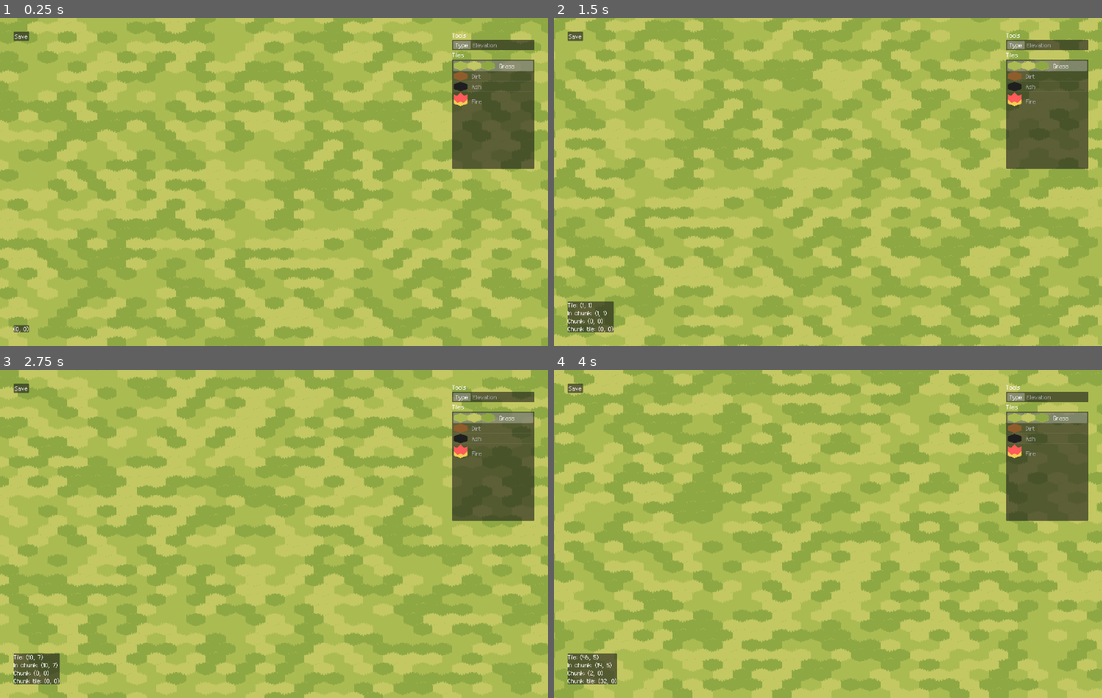
Above: before the commit, frames 1-4 (two rows, left to right).
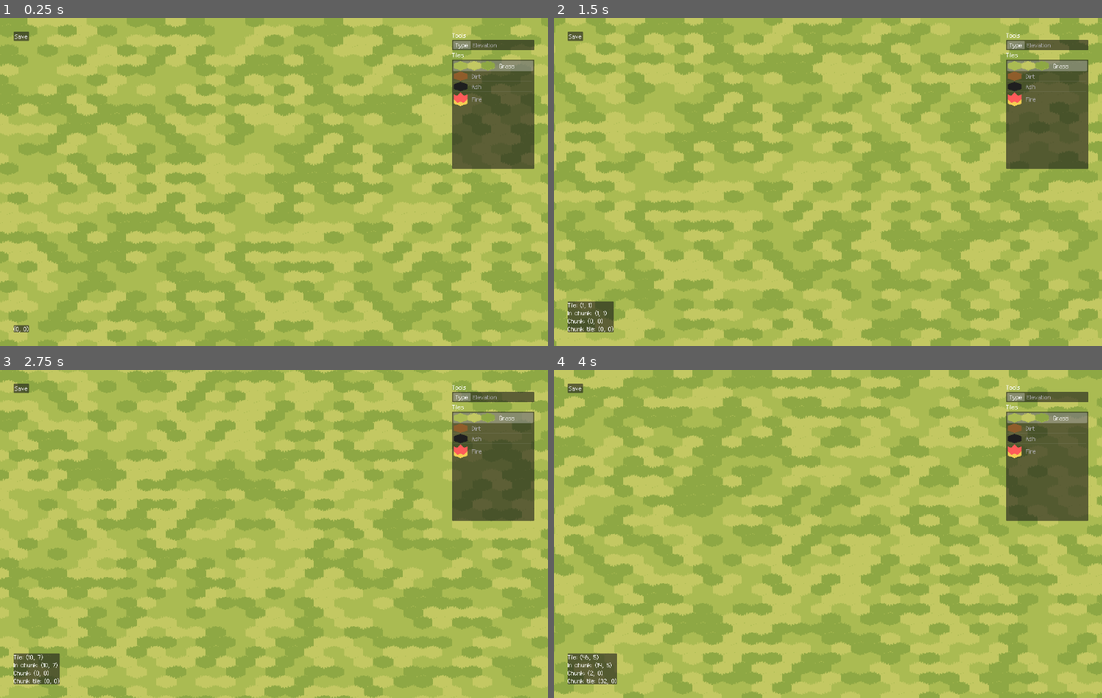
Above: after the commit, the same moments.

Repository: team-fow/riviver
Game: Godot game, scene res://scenes/game/game.tscn
Two runs of this game, one before a commit and one after it. Both use one fixed random seed, a clock stepped at 60 frames per second and the inputs below.
Inputs (mouse positions are in pixels of both pictures, inside the frame that each line leads up to):
- Up to frame 1 (0.25 s): no input
- Up to frame 2 (1.5 s): tap Enter at 0.5 s; move the mouse to (948, 165) at 0.52 s; press the mouse at (948, 165) at 0.53 s; hold D (move_right) 0.53-1.28 s; move the mouse to (718, 198) at 1.27 s; release the mouse at (718, 198) at 1.28 s; hold S (move_down) from 1.28 s (still down); right-click (718, 198) at 1.35 s
- Up to frame 3 (2.75 s): move the mouse to (328, 461) at 2.02 s; release S (move_down) at 2.03 s; hold D (move_right) from 2.03 s (still down); hold Alt (sprint) from 2.03 s (still down)
- Up to frame 4 (4 s): move the mouse to (800, 599) at 2.77 s; release D (move_right) at 2.78 s; release Alt (sprint) at 2.78 s; hold W (move_up) 2.78-3.53 s; click (800, 599) at 2.85 s; move the mouse to (992, 583) at 3.52 s; hold A (move_left) from 3.53 s (still down); hold Right mouse button (right_click) from 3.53 s (still down)

The runs differ from the first frame. In frame 1, 42% of the frame differs, in the area x 0-100%, y 0-100%; in frame 2, 41%; in frame 3, 42%; in frame 4, 41%.

Commit message:
fixed elevation rendering; added sprite offset

Diff:
--- a/resources/tile_info/fire.tres
+++ b/resources/tile_info/fire.tres
@@ -13,5 +13,6 @@
 sprite_sheet = ExtResource("1_u02jd")
 sprite_sheet_size = Vector2i(1, 1)
 sprite_sheet_picking = 0
+sprite_offset = Vector2(0, -5)
 material = SubResource("CanvasItemMaterial_84dcn")
 behavior = ExtResource("3_1h2t6")
--- a/resources/tile_info/tile_info.gd
+++ b/resources/tile_info/tile_info.gd
@@ -12,6 +12,7 @@
 @export var sprite_sheet: Texture2D = load("res://assets/tiles/default.png") ## A sheet of textures used by the tile.
 @export var sprite_sheet_size := Vector2i.ONE ## The number of sprites on the sprite sheet in either direction.
 @export var sprite_sheet_picking: SpriteSheetPicking ## The method by which a sprite is chosen from the sprite sheet.
+@export var sprite_offset: Vector2 ## Offset applied when rendering.
 var sprite_size: Vector2i ## The size of individual tile sprites.
 var color: Color ## The color of the middle of the first sprite.
 
--- a/scenes/grid/tile.gd
+++ b/scenes/grid/tile.gd
@@ -104,7 +104,8 @@
 	var target_rect := Rect2(-info.sprite_size/2, info.sprite_size)
 	var src_rect := Rect2(Vector2.ZERO, info.sprite_size)
 
-	target_rect.position.y = -elevation
+	target_rect.position += info.sprite_offset
+	target_rect.position.y -= elevation
 
 	match info.sprite_sheet_picking:
 		TileInfo.SpriteSheetPicking.RANDOMIZE:
Binary file changed: assets/tiles/fire.png
